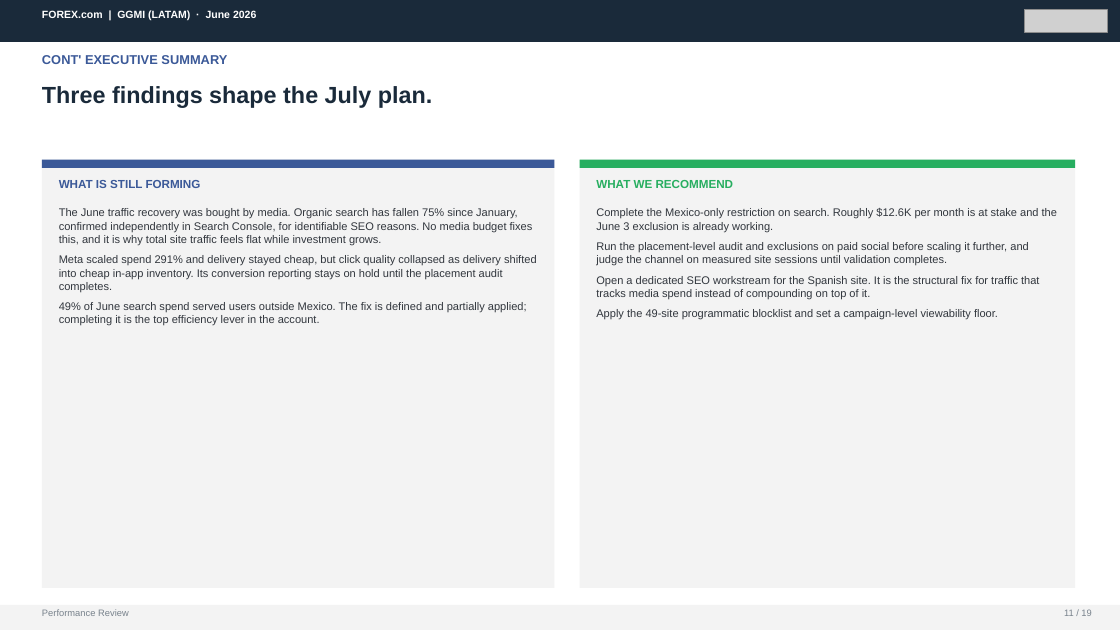
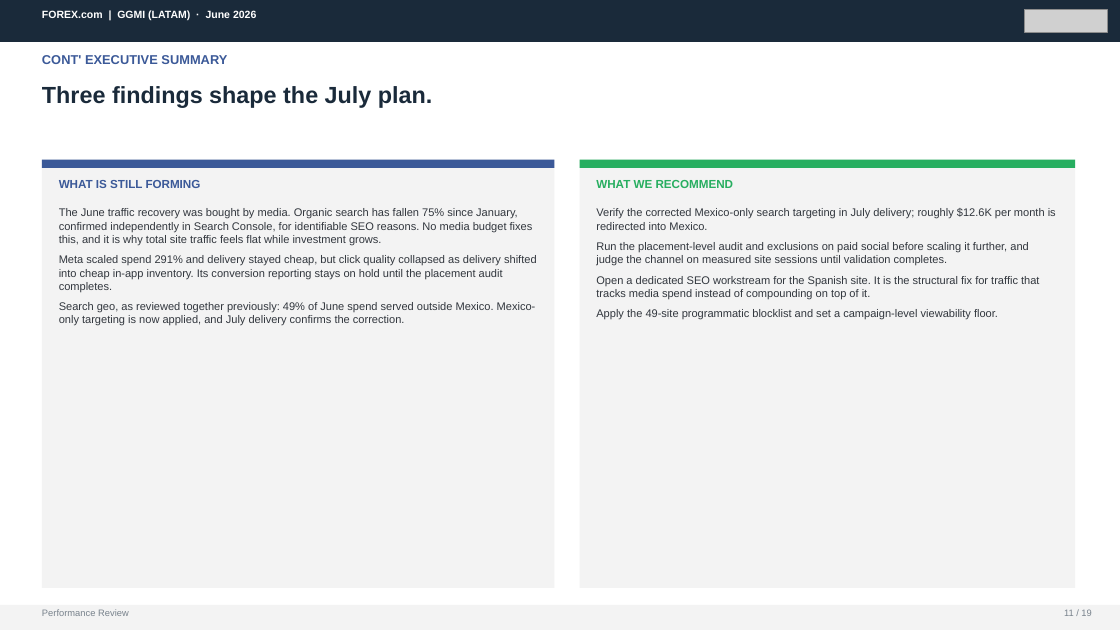
Before and after one commit to hablapro/brlvnt-reporting-hub, a slide deck: slide 11 of report-client-decks/06. GGMI_LATAM_June_2026_Performance_Review.pptx. Drawn at 1120x630 pixels with LibreOffice and Linux fonts; fonts in the diff are those of the drawing; grey boxes stand for pictures. Boxes give left, top, right and bottom in pixels: in the first picture for what was removed or moved away, otherwise in the second. Text is boxed around its words. In the diff, an @@ line names an element or a change of style, - is before the commit and + after.

```diff
--- a/report-client-decks/06. GGMI_LATAM_June_2026_Performance_Review.pptx
+++ b/report-client-decks/06. GGMI_LATAM_June_2026_Performance_Review.pptx
@@ text at (596, 208, 1056, 230): text changed @@
-Complete the Mexico-only restriction on search. Roughly $12.6K per month is at stake and the June 3 exclusion is already working.
+Verify the corrected Mexico-only search targeting in July delivery; roughly $12.6K per month is redirected into Mexico.
@@ text at (59, 302, 536, 326): text changed @@
-49% of June search spend served users outside Mexico. The fix is defined and partially applied; completing it is the top efficiency lever in the account.
+Search geo, as reviewed together previously: 49% of June spend served outside Mexico. Mexico-only targeting is now applied, and July delivery confirms the correction.
```
Also in this commit, not shown: 4 other slides changed.
